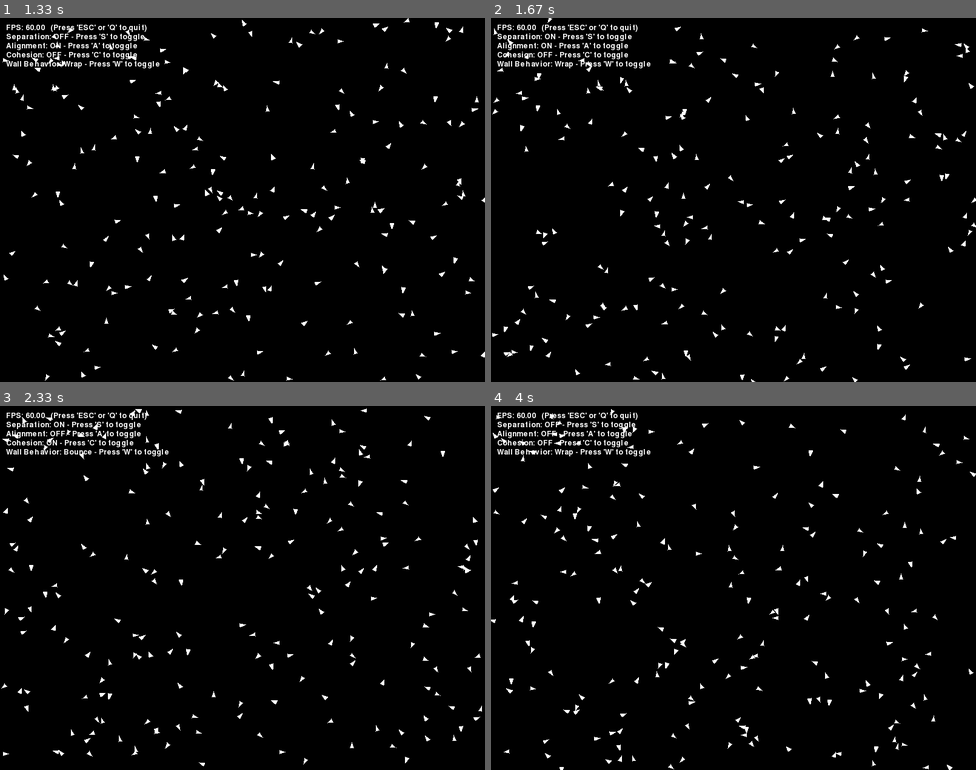
Above: before the commit, frames 1-4 (two rows, left to right).
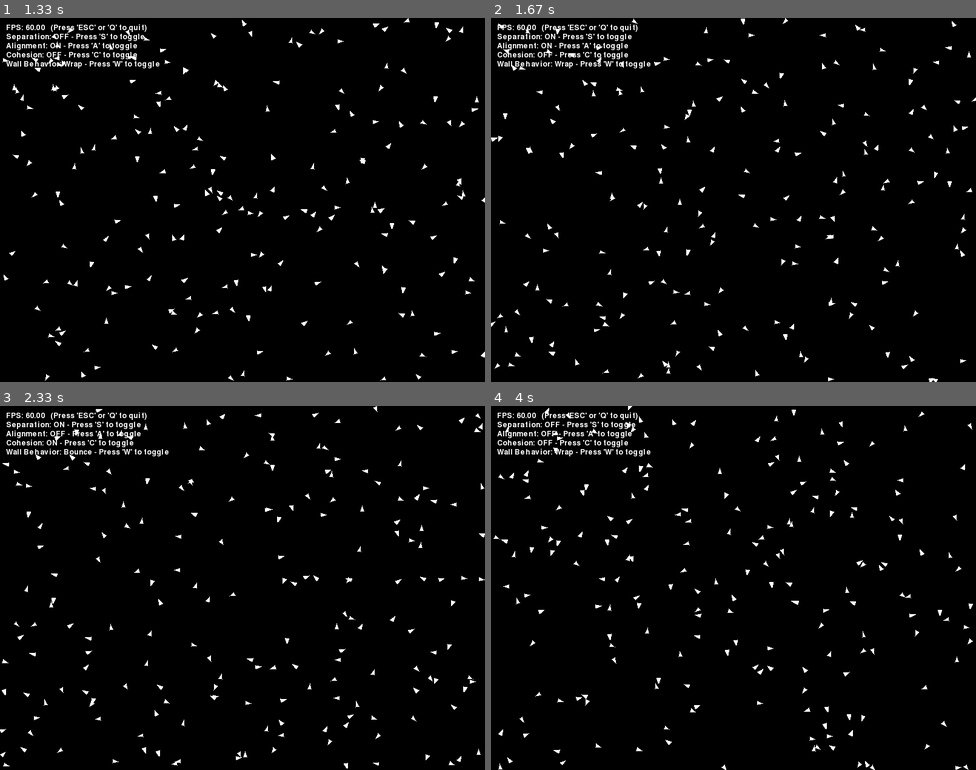
Above: after the commit, the same moments.

Repository: sameerahmed772/lab8-pygame
Game: pygame game, started from boids_exam.py
Two runs of this game, one before a commit and one after it. Both use one fixed random seed, a clock stepped at 60 frames per second and the inputs below.
Inputs:
- Up to frame 1 (1.33 s): hold W 0.33-0.8 s; hold A from 0.83 s (still down)
- Up to frame 2 (1.67 s): release A at 1.37 s; hold S from 1.4 s (still down)
- Up to frame 3 (2.33 s): release S at 1.7 s; hold A 1.73-2.13 s; tap C at 1.88 s; hold W from 2.17 s (still down)
- Up to frame 4 (4 s): release W at 2.53 s; hold S 2.57-2.93 s; hold A 2.97-3.43 s; tap C at 3.12 s; hold W 3.47-3.77 s; hold A from 3.8 s (still down)

Frame 1 is identical in both runs. In frame 2, 2.9% of the frame differs, in the area x 0-100%, y 0-100%; in frame 3, 2.9%; in frame 4, 3.0%.

Commit message:
exam: q12 - boids: separation

Diff:
--- a/boids_exam.py
+++ b/boids_exam.py
@@ -95,6 +95,14 @@
     # Then sum these vectors to get the overall separation steering force.
     def _separation(self, boids: List['Boid']) -> pygame.Vector2:
         steer : pygame.Vector2 = pygame.Vector2(0, 0)
+        for other in boids:
+            if other is not self:
+                dx = self.x - other.x
+                dy = self.y - other.y
+                dist = math.hypot(dx, dy)
+                if 0 < dist < config.SEPARATION_DISTANCE:
+                    steer.x += dx / dist
+                    steer.y += dy / dist
         return steer
 
     # Alignment: steer toward the average direction of nearby boids:
@@ -130,6 +138,11 @@
         # using the defined strengths (*_STEER_STRENGTH) for each behavior.
 
         self._random_steer()
+
+        if config.SEPARATION_ON:
+            sep_steer = self._separation(boids)
+            self.vx += sep_steer.x * config.SEPARATION_STEER_STRENGTH
+            self.vy += sep_steer.y * config.SEPARATION_STEER_STRENGTH
 
         # Update the boid's position based on its velocity.
         self.x += self.vx * dt_seconds
